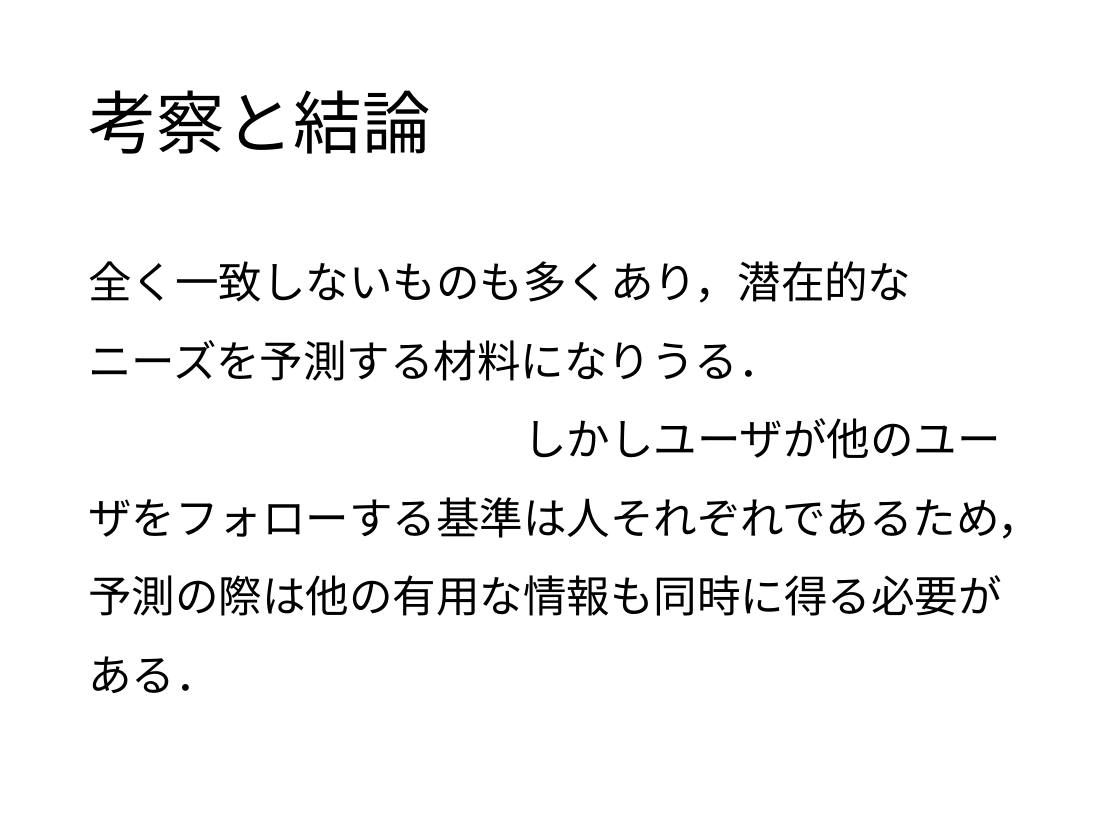
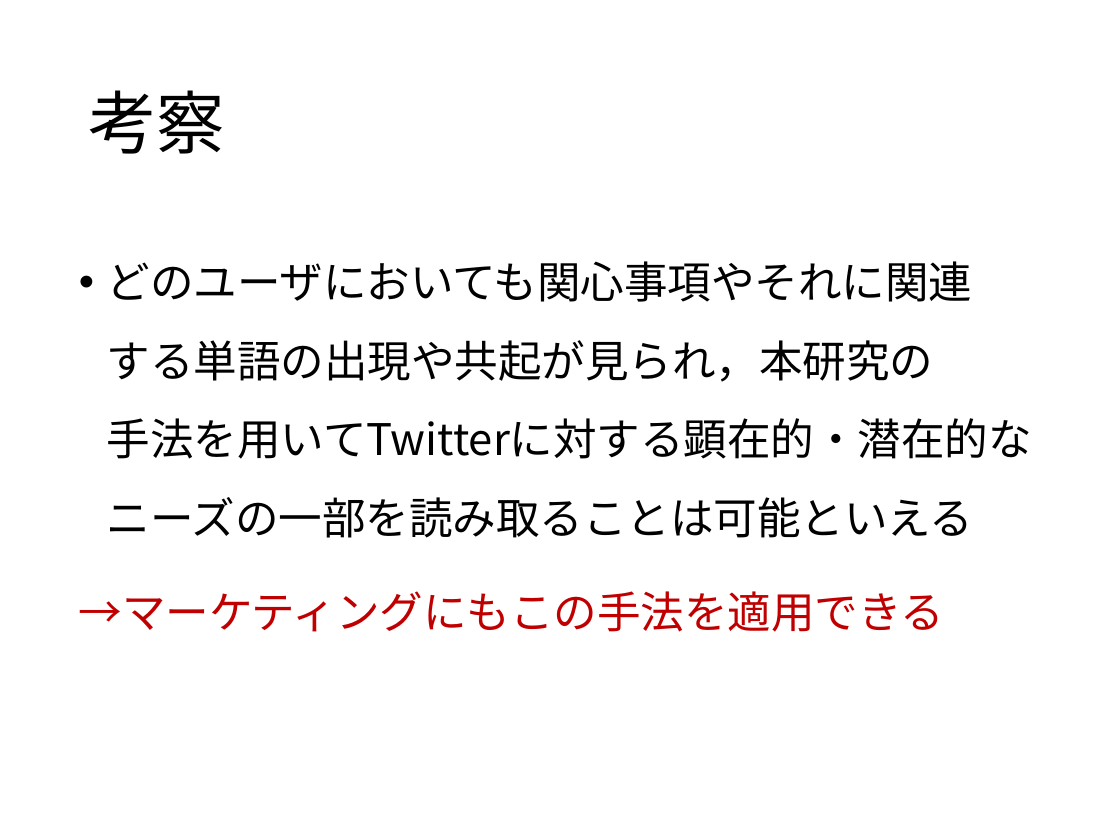
Before and after one commit to keimatsui/kadai, a slide deck: slide 16 of 卒業論文/2014/吉野聡志/最終発表/最終発表スライド.pptx (slide 20 before the commit). Drawn at 1120x840 pixels with LibreOffice and Linux fonts; fonts in the diff are those of the drawing. Boxes give left, top, right and bottom in pixels: in the first picture for what was removed or moved away, otherwise in the second. Text is boxed around its words. In the diff, an @@ line names an element or a change of style, - is before the commit and + after.

```diff
--- a/卒業論文/2014/吉野聡志/最終発表/最終発表スライド.pptx
+++ b/卒業論文/2014/吉野聡志/最終発表/最終発表スライド.pptx
@@ title at [88,90,225,154]: text changed @@
-考察と結論
+考察
@@ text at [79,261,1032,632]: text changed @@
-全く一致しないものも多くあり，潜在的な ニーズを予測する材料になりうる． しかしユーザが他のユーザをフォローする基準は人それぞれであるため，予測の際は他の有用な情報も同時に得る必要がある．
+• どのユーザにおいても関心事項やそれに関連 する単語の出現や共起が見られ，本研究の 手法を用いてTwitterに対する顕在的・潜在的なニーズの一部を読み取ることは可能といえる
+→マーケティングにもこの手法を適用できる
```
Also in this commit, not shown: 13 other slides changed, 3 slides added, 6 slides removed.
